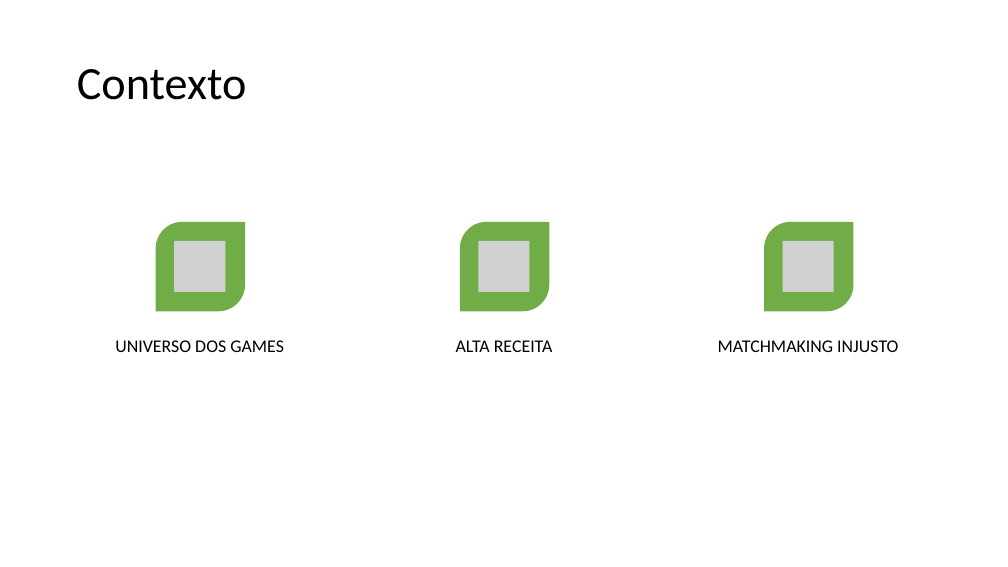
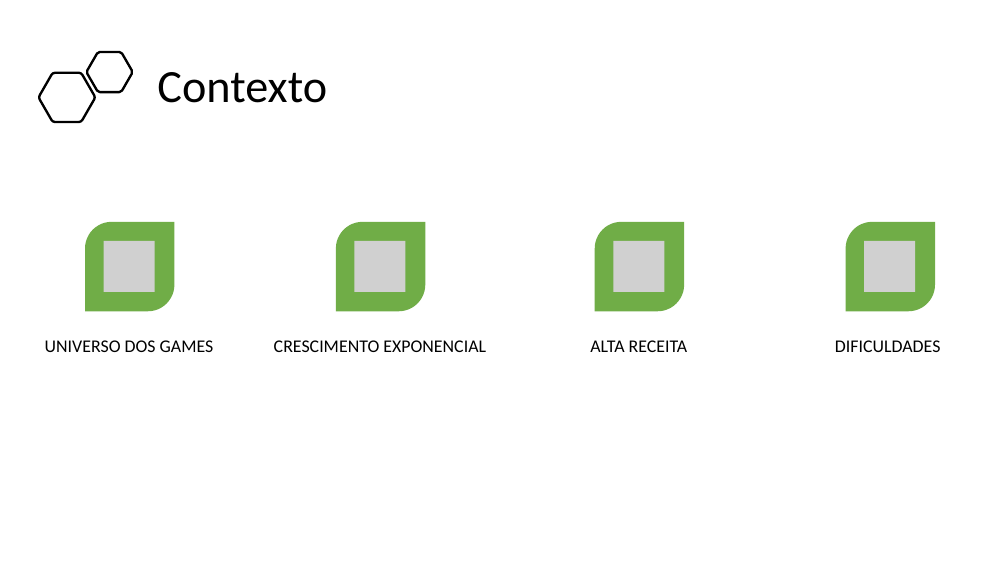
Before and after one commit to BandTec/project-hunter, a slide deck: slide 2 of Documentação/Apresentação.pptx (slide 3 before the commit). Drawn at 1008x567 pixels with LibreOffice and Linux fonts; fonts in the diff are those of the drawing; grey boxes stand for pictures. Boxes give left, top, right and bottom in pixels: in the first picture for what was removed or moved away, otherwise in the second. Text is boxed around its words. In the diff, an @@ line names an element or a change of style, - is before the commit and + after.

```diff
--- a/Documentação/Apresentação.pptx
+++ b/Documentação/Apresentação.pptx
@@ freeform shape added at [87, 52, 132, 92], outline #000000 2.25 pt @@
@@ title "Contexto": place and size @@
-title "Contexto" at [77, 69, 247, 100]
+title "Contexto" at [157, 72, 327, 103]
@@ freeform shape added at [39, 73, 95, 122], outline #000000 2.25 pt @@
@@ round diag rect: place and size @@
-round diag rect at [156, 222, 245, 312]
+round diag rect at [85, 222, 174, 312]
@@ round diag rect: place and size @@
-round diag rect at [460, 222, 549, 312]
+round diag rect at [336, 222, 425, 312]
@@ round diag rect added at [595, 222, 684, 312], fill #70AD47 @@
@@ round diag rect: place and size @@
-round diag rect at [765, 222, 854, 312]
+round diag rect at [846, 222, 935, 312]
@@ picture added at [104, 241, 155, 293] @@
@@ picture removed at [174, 241, 225, 293] @@
@@ picture added at [355, 241, 406, 293] @@
@@ picture removed at [479, 241, 530, 293] @@
@@ picture added at [613, 241, 665, 293] @@
@@ picture removed at [783, 241, 834, 293] @@
@@ picture added at [864, 241, 916, 293] @@
@@ text "UNIVERSO DOS GAMES": place and size @@
-text "UNIVERSO DOS GAMES" at [115, 340, 284, 352]
+text "UNIVERSO DOS GAMES" at [45, 340, 214, 352]
@@ text added at [274, 340, 486, 352], 17 pt, text #000000 @@
+CRESCIMENTO EXPONENCIAL
@@ text "ALTA RECEITA": place and size @@
-text "ALTA RECEITA" at [456, 340, 553, 352]
+text "ALTA RECEITA" at [590, 340, 688, 352]
@@ text removed at [718, 340, 898, 352] @@
-MATCHMAKING INJUSTO
@@ text added at [835, 340, 941, 352], 17 pt, text #000000 @@
+DIFICULDADES
```
Also in this commit, not shown: 3 other slides changed, 6 slides added, 1 slide removed, 2 other files.
